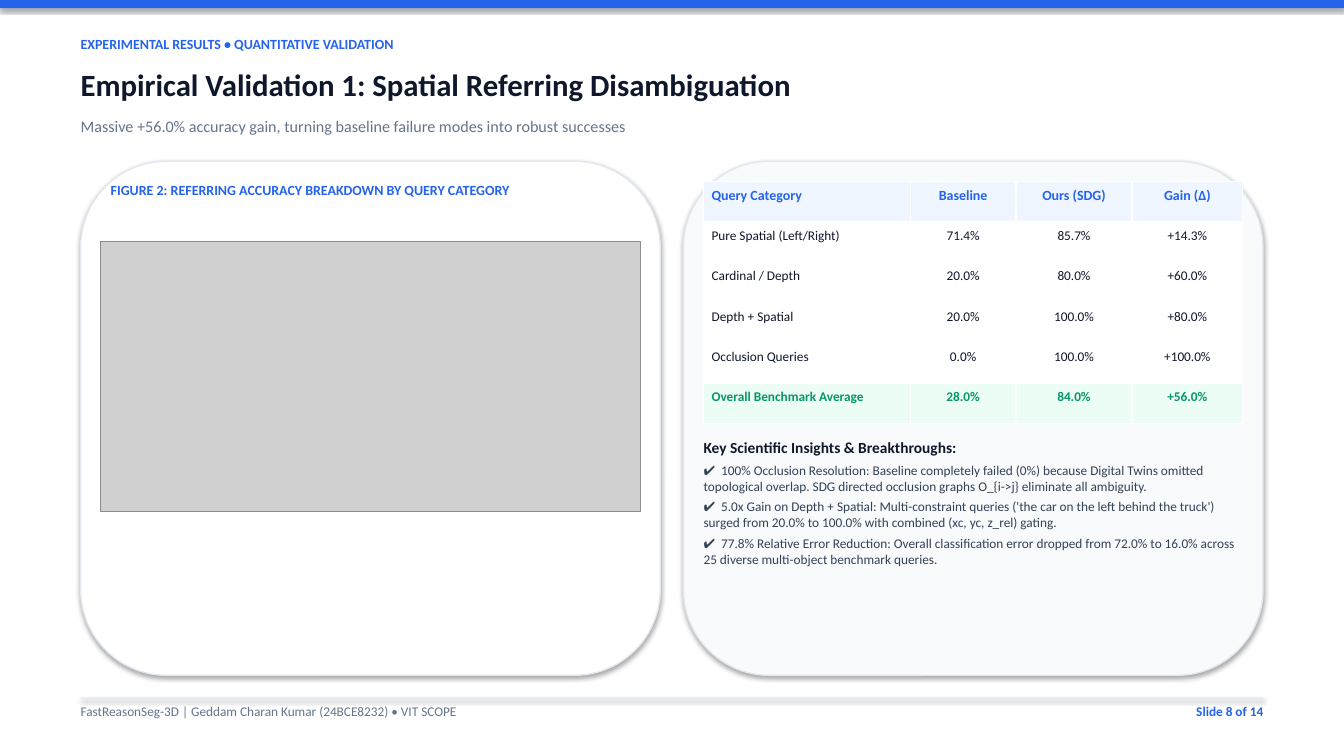
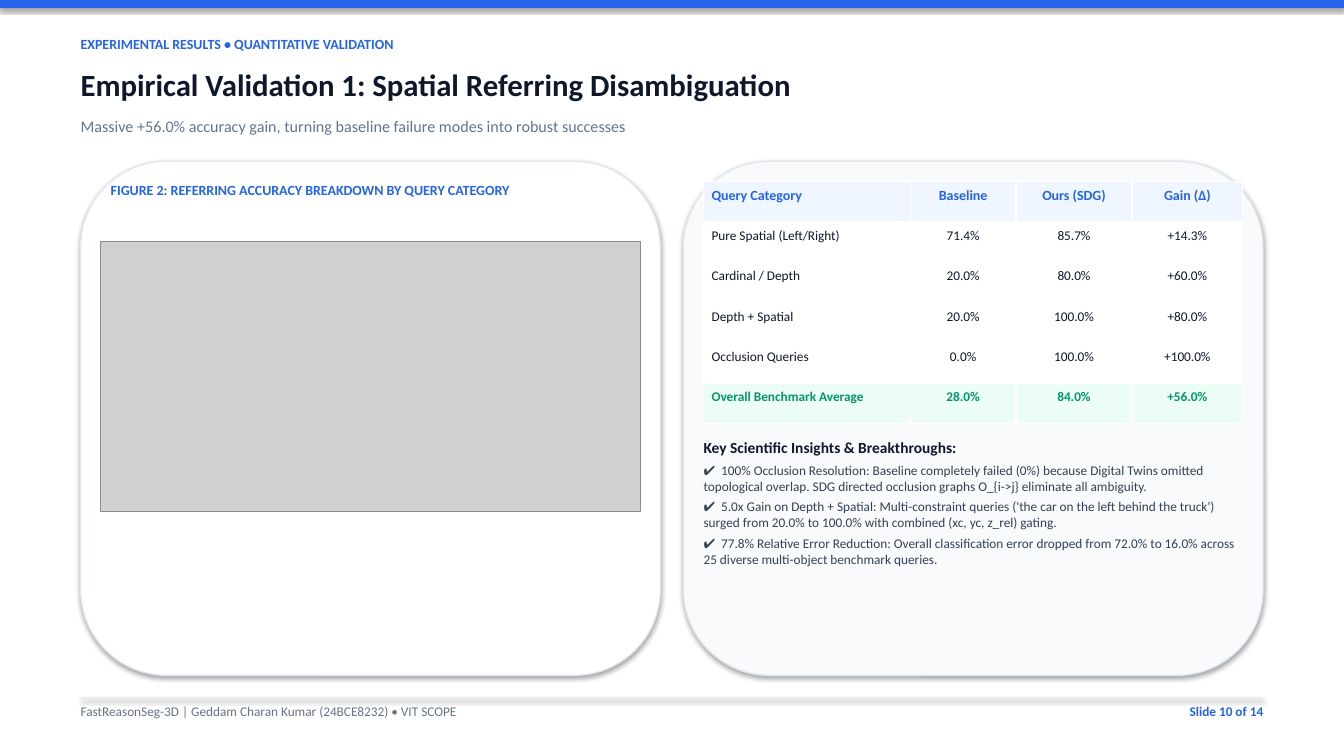
Before and after one commit to charanG-hub/FastReasonSeg, a slide deck: slide 10 of docs/FastReasonSeg_3D_Presentation.pptx (slide 8 before the commit). Drawn at 1344x756 pixels with LibreOffice and Linux fonts; fonts in the diff are those of the drawing; grey boxes stand for pictures. Boxes give left, top, right and bottom in pixels: in the first picture for what was removed or moved away, otherwise in the second. Text is boxed around its words. In the diff, an @@ line names an element or a change of style, - is before the commit and + after.

```diff
--- a/docs/FastReasonSeg_3D_Presentation.pptx
+++ b/docs/FastReasonSeg_3D_Presentation.pptx
@@ text at box(1190, 706, 1263, 716): text changed @@
-Slide 8 of 14
+Slide 10 of 14
```
Also in this commit, not shown: 6 other slides changed, 2 slides added, 12 other files.
